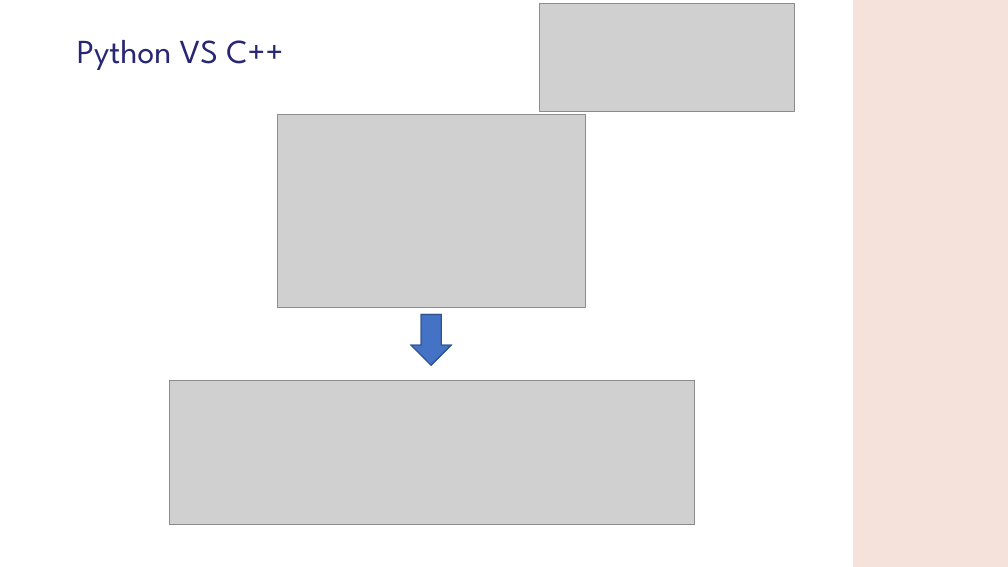
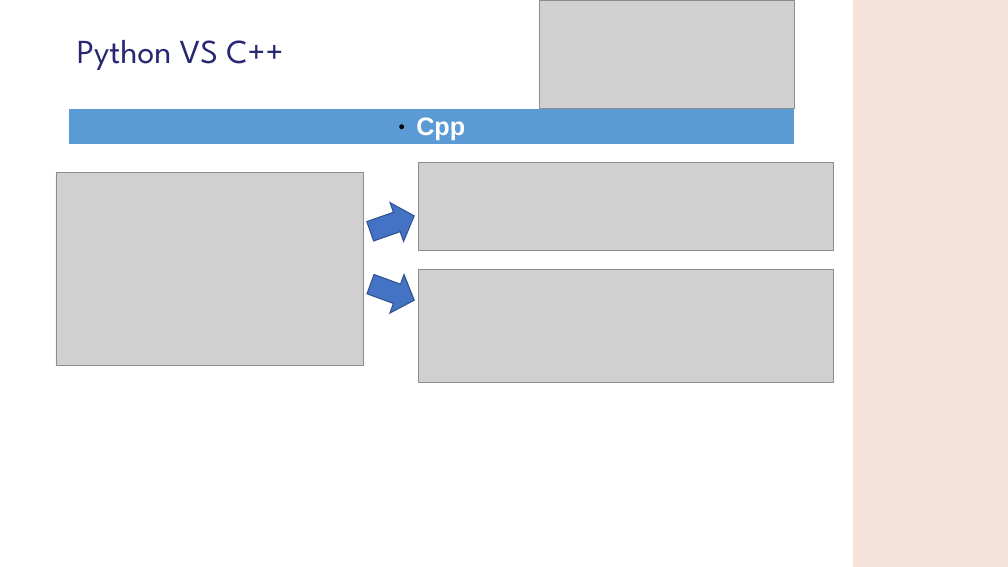
Before and after one commit to GMATZEU42/WS, a slide deck: slide 9 of WS01/WS_1.odp (slide 8 before the commit). Drawn at 1008x567 pixels with LibreOffice and Linux fonts; fonts in the diff are those of the drawing; grey boxes stand for pictures; background and template pictures are left out. Boxes give left, top, right and bottom in pixels: in the first picture for what was removed or moved away, otherwise in the second. Text is boxed around its words. In the diff, an @@ line names an element or a change of style, - is before the commit and + after.

```diff
--- a/WS01/WS_1.odp
+++ b/WS01/WS_1.odp
@@ table added at [70,109,795,144], 1 rows, 1 columns @@
+Cpp
@@ picture: place and size @@
-picture at [170,381,695,525]
+picture at [56,172,364,365]
@@ picture: place and size @@
-picture at [278,115,585,308]
+picture at [419,162,834,250]
@@ freeform shape at [364,197,421,251]: rotation 0 to 250 degrees; outline redrawn @@
@@ freeform shape at [363,265,421,320]: rotation 0 to 290 degrees; outline redrawn @@
@@ picture: place and size @@
-picture at [169,381,694,525]
+picture at [419,269,834,383]
```
Also in this commit, not shown: 3 other slides changed, 15 slides added, 7 other files.
